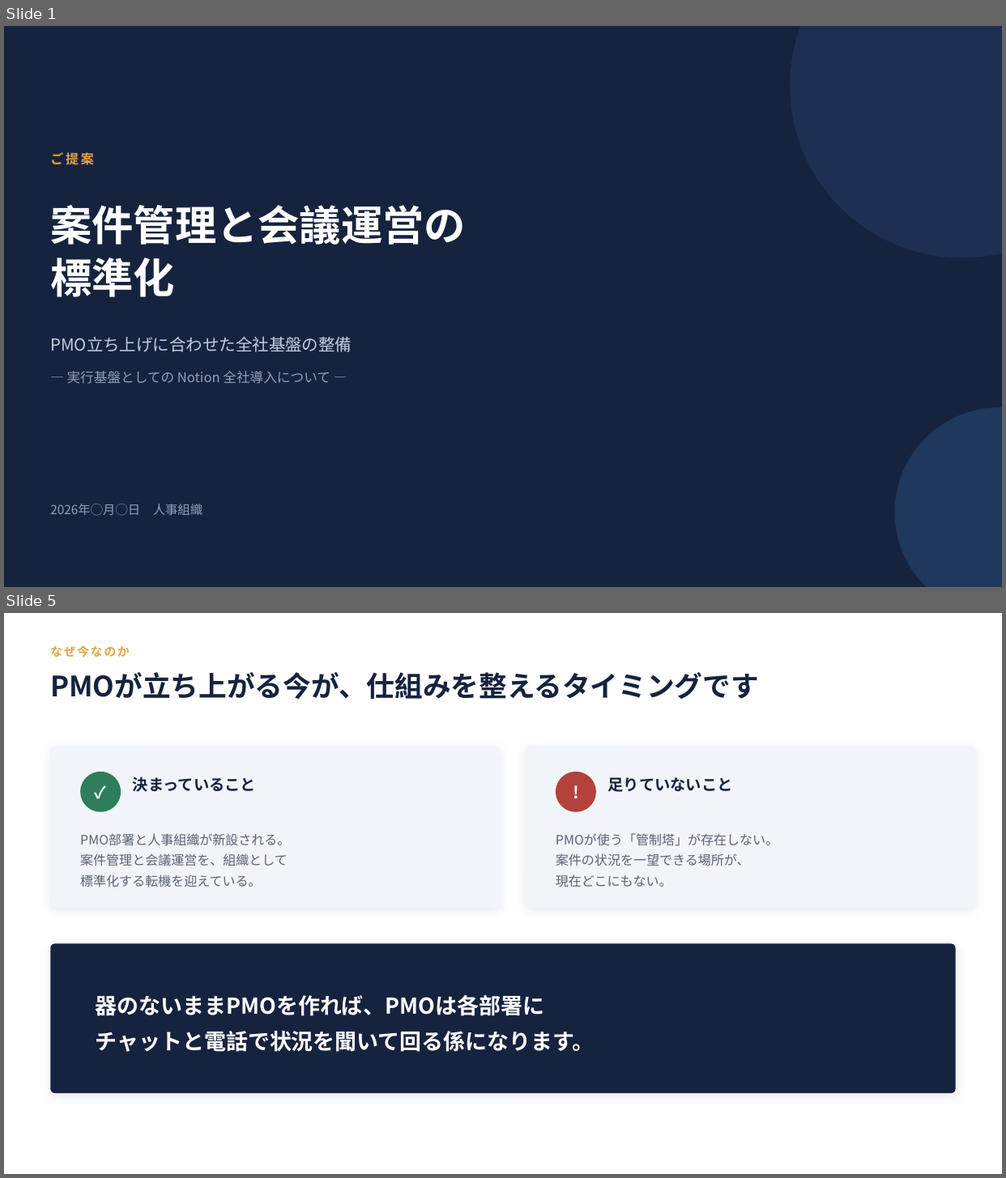
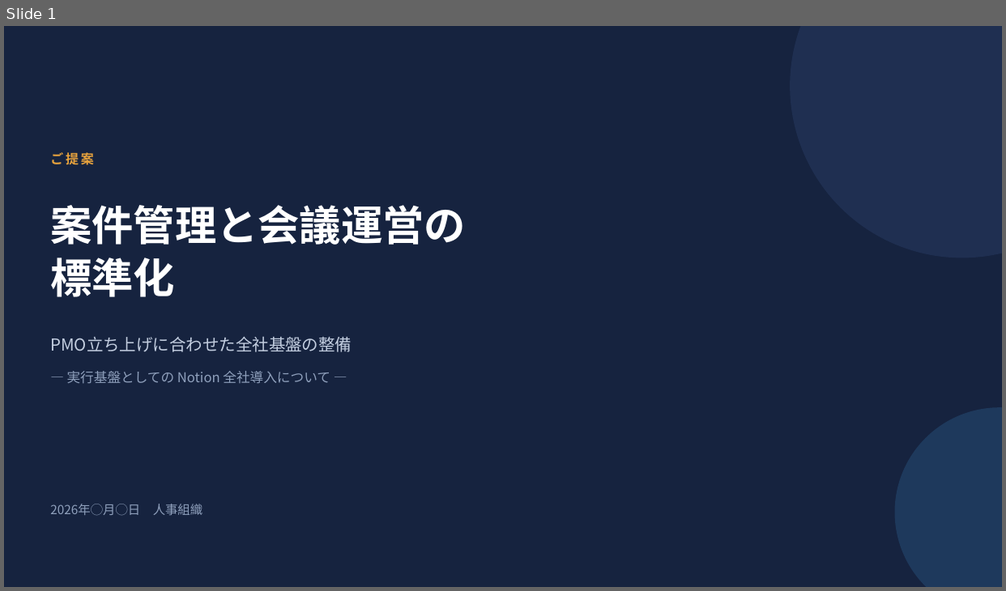
Before and after one commit to nii-d/claude-test, a slide deck: slides/notion-proposal.pptx. Shown one above the other, each under a label of ours: slides 1 and 5 before the commit, slide 1 after it; the slides between them are not shown. The pictures are 1006x1178 and 1006x591 pixels, drawn with LibreOffice and Linux fonts; fonts in the diff are those of the drawing. Boxes give left, top, right and bottom in pixels: in the first picture for what was removed or moved away, otherwise in the second. Text is boxed around its words. In the diff, an @@ line names an element or a change of style, - is before the commit and + after.

```diff
--- a/slides/notion-proposal.pptx
+++ b/slides/notion-proposal.pptx
@@ slide 5 removed at box(4, 613, 1002, 1174), background #FFFFFF @@
@@ text removed at box(50, 645, 130, 658) @@
-なぜ今なのか
@@ text removed at box(50, 672, 759, 699) @@
-PMOが立ち上がる今が、仕組みを整えるタイミングです
@@ rounded rectangle removed at box(50, 747, 500, 908) @@
@@ rounded rectangle removed at box(526, 747, 975, 908) @@
@@ ellipse removed at box(80, 772, 121, 812) @@
@@ text removed at box(80, 772, 121, 812) @@
-✓
@@ text removed at box(133, 777, 256, 792) @@
-決まっていること
@@ ellipse removed at box(556, 772, 596, 812) @@
@@ text removed at box(556, 772, 596, 812) @@
-!
@@ text removed at box(608, 777, 733, 792) @@
-足りていないこと
@@ text removed at box(80, 833, 290, 888) @@
-PMO部署と人事組織が新設される。
-案件管理と会議運営を、組織として
-標準化する転機を迎えている。
@@ text removed at box(556, 833, 778, 887) @@
-PMOが使う「管制塔」が存在しない。
-案件の状況を一望できる場所が、
-現在どこにもない。
@@ rounded rectangle removed at box(50, 944, 956, 1093) @@
@@ text removed at box(96, 995, 594, 1052) @@
-器のないままPMOを作れば、PMOは各部署に
-チャットと電話で状況を聞いて回る係になります。
```
Also in this commit, not shown: 15 slides changed, 6 slides added, 10 other slides removed, 3 other files.
